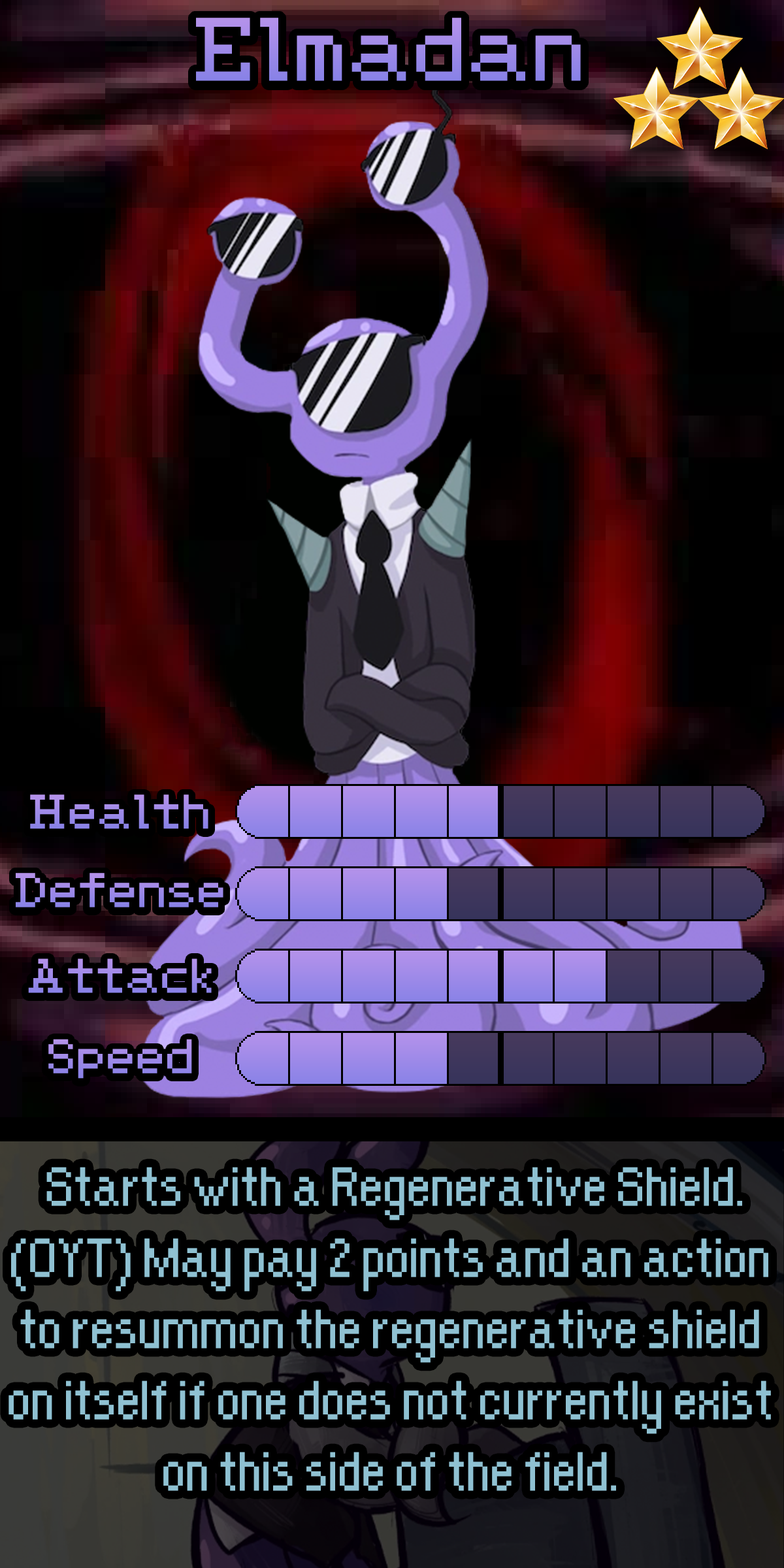
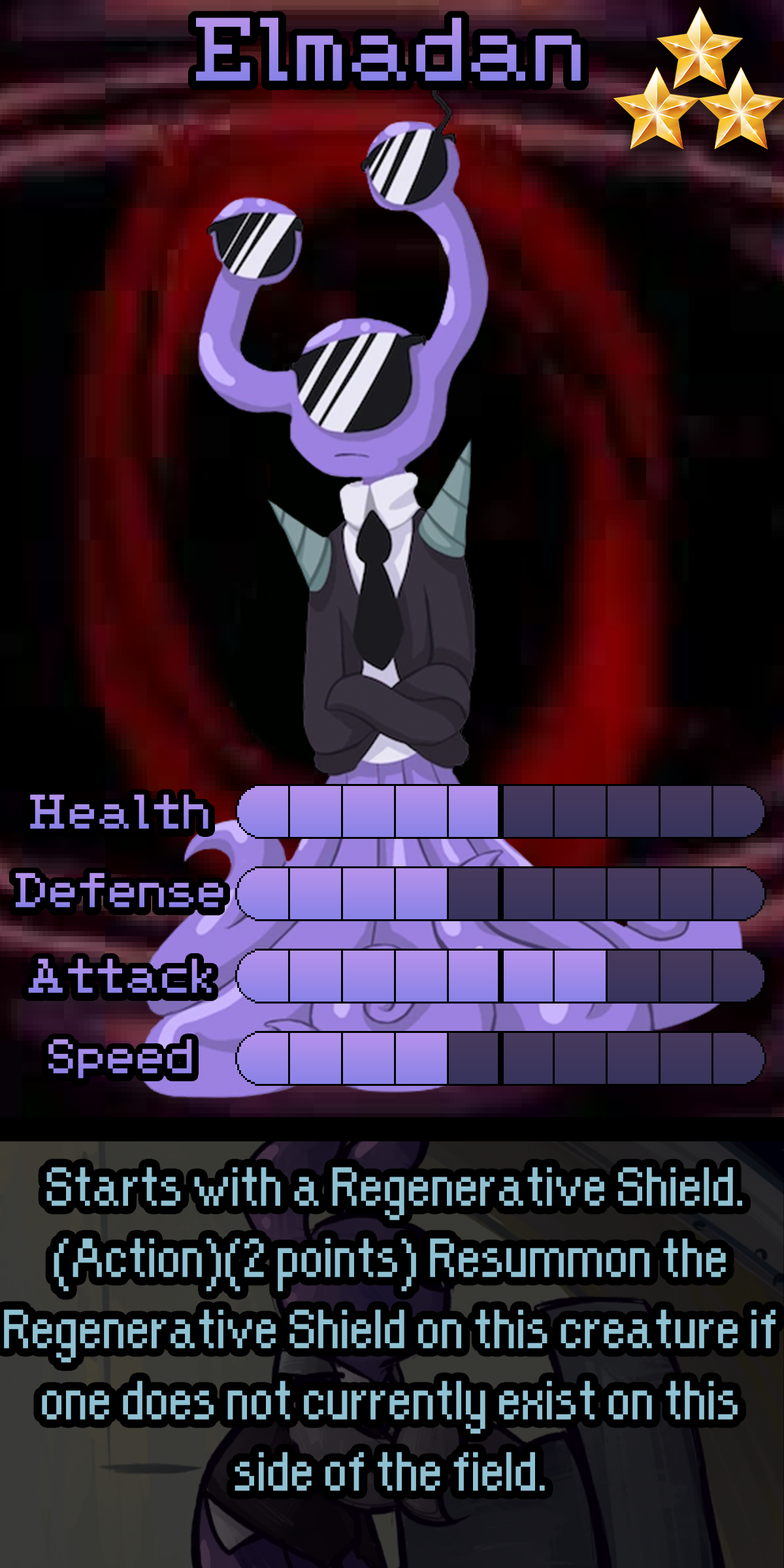
Revision of a layered 784x1568 image; what changed, layer by layer:
painted on "Ability" over [3, 1200, 776, 1491]